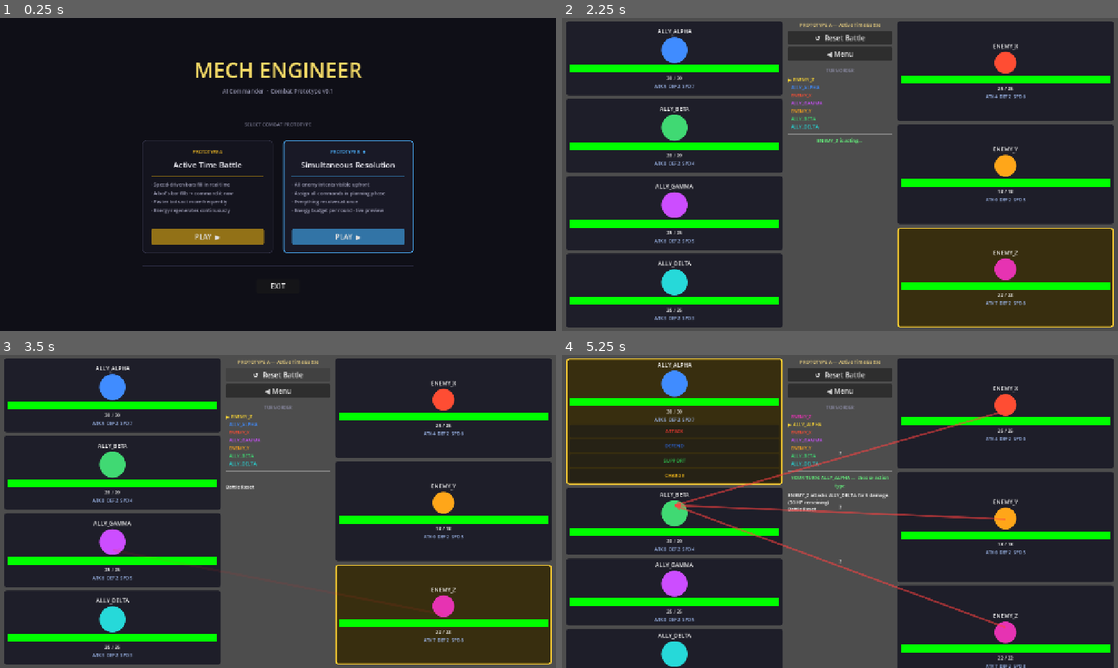
Above: before the commit, frames 1-4 (two rows, left to right).
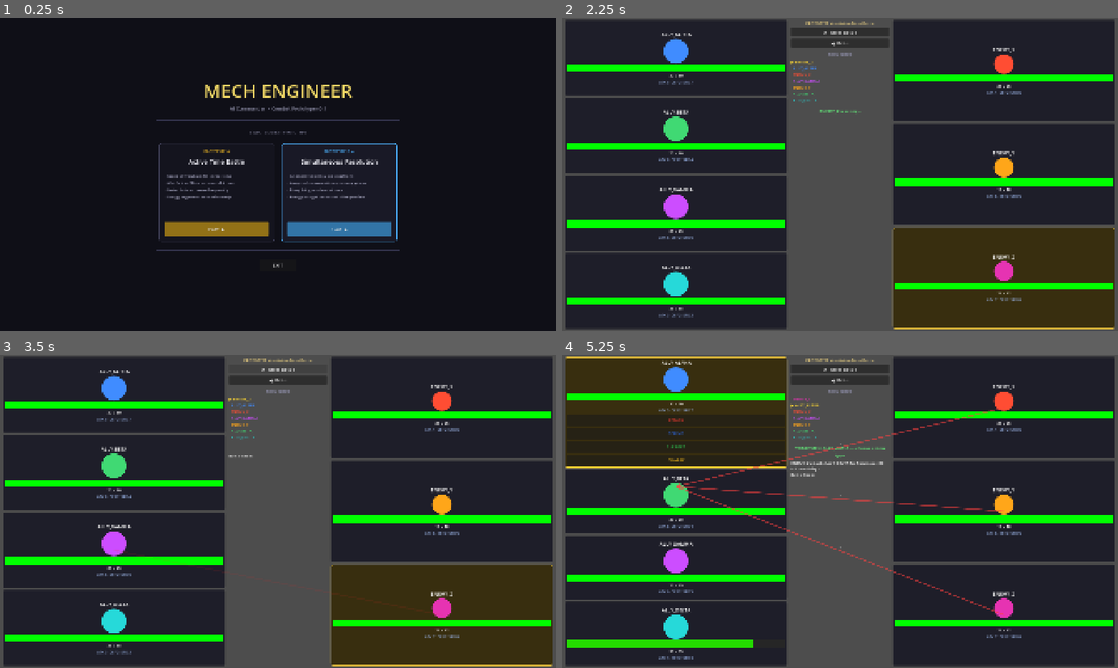
Above: after the commit, the same moments.

Repository: BrickwaII/MechEngineer
Game: Godot game, scene res://menu/main_menu.tscn
The game is run twice, just before and just after one commit, with the same random seed, the same clock (stepped at 60 frames per second) and the same inputs.
Inputs (mouse positions are in pixels of both pictures, inside the frame that each line leads up to):
- Up to frame 1 (0.25 s): no input
- Up to frame 2 (2.25 s): click "PLAY ▶" at 0.5 s; click "◀ Menu" at 1.25 s; click "PLAY ▶" at 2 s
- Up to frame 3 (3.5 s): click "↺ Reset Battle" at 2.75 s
- Up to frame 4 (5.25 s): move the mouse to (673, 395) at 3.52 s; click (673, 395) at 3.67 s; click "ATTACK" at 4.25 s; click "Standard Attack [1⚡]" at 5 s

The runs differ from the first frame. In frame 1, 7.4% of the frame differs, in the area x 25-75%, y 14-87%; in frame 2, 9.2%; in frame 3, 8.9%; in frame 4, 25%, in the area x 0-100%, y 0-100%.
Error in both runs: Invalid operands 'Object' and 'String' in operator '=='. (res://battle/main.gd:272)

Commit message:
Scale UI to 1080p: maximize window, 1920×1080 viewport, larger fonts/icons
- project.godot: base viewport 1280×720 → 1920×1080, window starts Maximized
- Font sizes scaled ~1.35× across all UI files to suit the larger canvas
- Bot/enemy icon sizes increased proportionally
- Health bars, action buttons, and picker overlay sized for 1080p
- Main menu cards, title, and buttons enlarged to match
- canvas_items + expand stretch mode unchanged (handles 4K scaling automatically)

https://claude.ai/code/session_01Hq1UEyB5oYtHBnZEzr6a3e

Diff:
--- a/battle/bot_card.gd
+++ b/battle/bot_card.gd
@@ -78,7 +78,7 @@
 	_name_label = Label.new()
 	_name_label.text = data.bot_name
 	_name_label.horizontal_alignment = HORIZONTAL_ALIGNMENT_CENTER
-	_name_label.add_theme_font_size_override("font_size", 13)
+	_name_label.add_theme_font_size_override("font_size", 17)
 	vbox.add_child(_name_label)
 
 	var icon_center := CenterContainer.new()
@@ -102,7 +102,7 @@
 	_health_bar.max_value = 100.0
 	_health_bar.value = 100.0
 	_health_bar.show_percentage = false
-	_health_bar.custom_minimum_size = Vector2(60, 18)
+	_health_bar.custom_minimum_size = Vector2(80, 24)
 	_health_bar.size_flags_horizontal = Control.SIZE_EXPAND_FILL
 
 	var bg_style := StyleBoxFlat.new()
@@ -116,26 +116,26 @@
 
 	_hp_label = Label.new()
 	_hp_label.horizontal_alignment = HORIZONTAL_ALIGNMENT_CENTER
-	_hp_label.add_theme_font_size_override("font_size", 11)
+	_hp_label.add_theme_font_size_override("font_size", 14)
 	vbox.add_child(_hp_label)
 
 	# Stats row: ATK · DEF · SPD
 	_stats_label = Label.new()
 	_stats_label.horizontal_alignment = HORIZONTAL_ALIGNMENT_CENTER
-	_stats_label.add_theme_font_size_override("font_size", 10)
+	_stats_label.add_theme_font_size_override("font_size", 13)
 	_stats_label.add_theme_color_override("font_color", Color(0.6, 0.7, 0.9))
 	vbox.add_child(_stats_label)
 
 	_assignment_label = Label.new()
 	_assignment_label.horizontal_alignment = HORIZONTAL_ALIGNMENT_CENTER
-	_assignment_label.add_theme_font_size_override("font_size", 10)
+	_assignment_label.add_theme_font_size_override("font_size", 13)
 	_assignment_label.add_theme_color_override("font_color", Color(0.7, 0.9, 0.7))
 	_assignment_label.visible = false
 	vbox.add_child(_assignment_label)
 
 	if interactive:
 		_step_panel = VBoxContainer.new()
-		_step_panel.add_theme_constant_override("separation", 4)
+		_step_panel.add_theme_constant_override("separation", 6)
 		_step_panel.visible = false
 		vbox.add_child(_step_panel)
 
@@ -156,8 +156,8 @@
 		var btn := Button.new()
 		btn.text = d[0] as String
 		btn.size_flags_horizontal = Control.SIZE_EXPAND_FILL
-		btn.custom_minimum_size = Vector2(0, 30)
-		btn.add_theme_font_size_override("font_size", 11)
+		btn.custom_minimum_size = Vector2(0, 40)
+		btn.add_theme_font_size_override("font_size", 14)
 		btn.add_theme_color_override("font_color", d[2] as Color)
 		var cat: String = d[1]
 		btn.pressed.connect(func() -> void: category_chosen.emit(cat))
@@ -175,8 +175,8 @@
 		if skill.description != "":
 			btn.tooltip_text = skill.description
 		btn.size_flags_horizontal = Control.SIZE_EXPAND_FILL
-		btn.custom_minimum_size = Vector2(0, 28)
-		btn.add_theme_font_size_override("font_size", 10)
+		btn.custom_minimum_size = Vector2(0, 36)
+		btn.add_theme_font_size_override("font_size", 13)
 		var s := skill
 		btn.pressed.connect(func() -> void: skill_or_back.emit(s))
 		_step_panel.add_child(btn)
@@ -194,13 +194,13 @@
 	var lbl := Label.new()
 	lbl.text = preview_text
 	lbl.autowrap_mode = TextServer.AUTOWRAP_WORD_SMART
-	lbl.add_theme_font_size_override("font_size", 10)
+	lbl.add_theme_font_size_override("font_size", 13)
 	lbl.add_theme_color_override("font_color", Color(0.8, 1.0, 0.8))
 	_step_panel.add_child(lbl)
 	var confirm_btn := Button.new()
 	confirm_btn.text = "CONFIRM"
 	confirm_btn.size_flags_horizontal = Control.SIZE_EXPAND_FILL
-	confirm_btn.custom_minimum_size = Vector2(0, 32)
+	confirm_btn.custom_minimum_size = Vector2(0, 42)
 	confirm_btn.pressed.connect(func() -> void: preview_result.emit(true))
 	_step_panel.add_child(confirm_btn)
 	var back_btn := Button.new()
--- a/battle/main.gd
+++ b/battle/main.gd
@@ -43,7 +43,7 @@
 	# Center column
 	var center := VBoxContainer.new()
 	center.size_flags_horizontal = Control.SIZE_SHRINK_CENTER
-	center.custom_minimum_size   = Vector2(240, 0)
+	center.custom_minimum_size   = Vector2(340, 0)
 	center.size_flags_vertical   = Control.SIZE_EXPAND_FILL
 	center.add_theme_constant_override("separation", 6)
 	hbox.add_child(center)
@@ -51,7 +51,7 @@
 	var header := Label.new()
 	header.text = "PROTOTYPE A — Active Time Battle"
 	header.horizontal_alignment = HORIZONTAL_ALIGNMENT_CENTER
-	header.add_theme_font_size_override("font_size", 11)
+	header.add_theme_font_size_override("font_size", 14)
 	header.add_theme_color_override("font_color", Color(0.9, 0.8, 0.5))
 	center.add_child(header)
 
@@ -72,7 +72,7 @@
 	var queue_header := Label.new()
 	queue_header.text = "TURN ORDER"
 	queue_header.horizontal_alignment = HORIZONTAL_ALIGNMENT_CENTER
-	queue_header.add_theme_font_size_override("font_size", 10)
+	queue_header.add_theme_font_size_override("font_size", 13)
 	queue_header.add_theme_color_override("font_color", Color(0.55, 0.55, 0.65))
 	center.add_child(queue_header)
 
@@ -85,7 +85,7 @@
 
 	_status_label = Label.new()
 	_status_label.horizontal_alignment = HORIZONTAL_ALIGNMENT_CENTER
-	_status_label.add_theme_font_size_override("font_size", 11)
+	_status_label.add_theme_font_size_override("font_size", 15)
 	_status_label.add_theme_color_override("font_color", Color(0.4, 1.0, 0.5))
 	_status_label.autowrap_mode = TextServer.AUTOWRAP_WORD_SMART
 	center.add_child(_status_label)
@@ -94,7 +94,7 @@
 	_combat_log.size_flags_vertical = Control.SIZE_EXPAND_FILL
 	_combat_log.fit_content = false
 	_combat_log.scroll_active = true
-	_combat_log.add_theme_font_size_override("normal_font_size", 11)
+	_combat_log.add_theme_font_size_override("normal_font_size", 14)
 	center.add_child(_combat_log)
 
 	# Enemy column
@@ -134,14 +134,14 @@
 	for ally: BotData in battle_manager.allies:
 		var card := BotCard.new()
 		_ally_column.add_child(card)
-		card.setup(ally, 60, true)
+		card.setup(ally, 85, true)
 		card.card_clicked.connect(_on_card_clicked)
 		bot_to_card[ally] = card
 
 	for enemy: BotData in battle_manager.enemies:
 		var card := BotCard.new()
 		_enemy_column.add_child(card)
-		card.setup(enemy, 50, false)
+		card.setup(enemy, 68, false)
 		card.card_clicked.connect(_on_card_clicked)
 		bot_to_card[enemy] = card
 
@@ -168,7 +168,7 @@
 		if bot.is_dead:
 			continue
 		var lbl := Label.new()
-		lbl.add_theme_font_size_override("font_size", 11)
+		lbl.add_theme_font_size_override("font_size", 14)
 		if i == idx:
 			lbl.text = "▶ " + bot.bot_name
 			lbl.add_theme_color_override("font_color", Color(1.0, 0.85, 0.2))
--- a/menu/main_menu.gd
+++ b/menu/main_menu.gd
@@ -29,14 +29,14 @@
 	var title := Label.new()
 	title.text = "MECH ENGINEER"
 	title.horizontal_alignment = HORIZONTAL_ALIGNMENT_CENTER
-	title.add_theme_font_size_override("font_size", 48)
+	title.add_theme_font_size_override("font_size", 64)
 	title.add_theme_color_override("font_color", Color(0.95, 0.85, 0.4))
 	title_box.add_child(title)
 
 	var subtitle := Label.new()
 	subtitle.text = "AI Commander  ·  Combat Prototype v0.1"
 	subtitle.horizontal_alignment = HORIZONTAL_ALIGNMENT_CENTER
-	subtitle.add_theme_font_size_override("font_size", 13)
+	subtitle.add_theme_font_size_override("font_size", 17)
 	subtitle.add_theme_color_override("font_color", Color(0.55, 0.55, 0.65))
 	title_box.add_child(subtitle)
 
@@ -46,7 +46,7 @@
 	var pick := Label.new()
 	pick.text = "SELECT COMBAT PROTOTYPE"
 	pick.horizontal_alignment = HORIZONTAL_ALIGNMENT_CENTER
-	pick.add_theme_font_size_override("font_size", 11)
+	pick.add_theme_font_size_override("font_size", 14)
 	pick.add_theme_color_override("font_color", Color(0.5, 0.5, 0.6))
 	col.add_child(pick)
 
@@ -94,7 +94,7 @@
 
 	var exit_btn := Button.new()
 	exit_btn.text = "EXIT"
-	exit_btn.custom_minimum_size = Vector2(100, 32)
+	exit_btn.custom_minimum_size = Vector2(130, 42)
 	exit_btn.pressed.connect(func() -> void: get_tree().quit())
 	bottom_row.add_child(exit_btn)
 
@@ -104,7 +104,7 @@
 		accent: Color, bullets: Array, scene_path: String, active: bool) -> void:
 
 	var card := PanelContainer.new()
-	card.custom_minimum_size = Vector2(300, 260)
+	card.custom_minimum_size = Vector2(400, 340)
 
 	var card_style := StyleBoxFlat.new()
 	card_style.bg_color = Color(0.10, 0.10, 0.15) if active else Color(0.08, 0.08, 0.12)
@@ -130,7 +130,7 @@
 	# Proto tag
 	var proto_tag := Label.new()
 	proto_tag.text = proto_label + ("  ★" if active else "")
-	proto_tag.add_theme_font_size_override("font_size", 10)
+	proto_tag.add_theme_font_size_override("font_size", 13)
 	proto_tag.add_theme_color_override("font_color", accent)
 	proto_tag.horizontal_alignment = HORIZONTAL_ALIGNMENT_CENTER
 	vbox.add_child(proto_tag)
@@ -139,7 +139,7 @@
 	var mode_title := Label.new()
 	mode_title.text = title
 	mode_title.horizontal_alignment = HORIZONTAL_ALIGNMENT_CENTER
-	mode_title.add_theme_font_size_override("font_size", 18)
+	mode_title.add_theme_font_size_override("font_size", 22)
 	mode_title.add_theme_color_override("font_color", Color(0.92, 0.92, 0.95))
 	vbox.add_child(mode_title)
 
@@ -161,7 +161,7 @@
 	for b: String in bullets:
 		var lbl := Label.new()
 		lbl.text = "· " + b
-		lbl.add_theme_font_size_override("font_size", 11)
+		lbl.add_theme_font_size_override("font_size", 14)
 		lbl.add_theme_color_override("font_color", Color(0.65, 0.65, 0.75))
 		lbl.autowrap_mode = TextServer.AUTOWRAP_WORD_SMART
 		bullet_box.add_child(lbl)
@@ -169,7 +169,7 @@
 	# Play button
 	var play_btn := Button.new()
 	play_btn.text = "PLAY  ▶"
-	play_btn.custom_minimum_size = Vector2(0, 36)
+	play_btn.custom_minimum_size = Vector2(0, 48)
 	play_btn.size_flags_horizontal = Control.SIZE_EXPAND_FILL
 
 	var btn_style_normal := StyleBoxFlat.new()
@@ -200,7 +200,7 @@
 
 func _add_rule(parent: Control) -> void:
 	var rule := HSeparator.new()
-	rule.custom_minimum_size = Vector2(560, 1)
+	rule.custom_minimum_size = Vector2(840, 1)
 	var s := StyleBoxFlat.new()
 	s.bg_color = Color(0.2, 0.2, 0.3)
 	s.content_margin_top    = 1
--- a/project.godot
+++ b/project.godot
@@ -17,10 +17,11 @@
 
 [display]
 
-window/size/viewport_width=1280
-window/size/viewport_height=720
-window/size/min_width=640
-window/size/min_height=400
+window/size/viewport_width=1920
+window/size/viewport_height=1080
+window/size/min_width=1024
+window/size/min_height=600
+window/size/mode=2
 window/stretch/mode="canvas_items"
 window/stretch/aspect="expand"
 
--- a/prototype_b/enemy_card.gd
+++ b/prototype_b/enemy_card.gd
@@ -51,11 +51,11 @@
 	_name_label = Label.new()
 	_name_label.text = data.enemy_name
 	_name_label.horizontal_alignment = HORIZONTAL_ALIGNMENT_CENTER
-	_name_label.add_theme_font_size_override("font_size", 11)
+	_name_label.add_theme_font_size_override("font_size", 14)
 	vbox.add_child(_name_label)
 
 	# Colored icon circle
-	var icon_size := 46
+	var icon_size := 62
 	var icon_center := CenterContainer.new()
 	icon_center.custom_minimum_size = Vector2(icon_size, icon_size)
 	vbox.add_child(icon_center)
@@ -75,7 +75,7 @@
 	_hp_bar.min_value = 0.0
 	_hp_bar.max_value = 100.0
 	_hp_bar.show_percentage = false
-	_hp_bar.custom_minimum_size = Vector2(80, 12)
+	_hp_bar.custom_minimum_size = Vector2(90, 16)
 	_hp_bar.size_flags_horizontal = Control.SIZE_EXPAND_FILL
 	var bg := StyleBoxFlat.new()
 	bg.bg_color = Color(0.12, 0.12, 0.12)
@@ -87,18 +87,18 @@
 
 	_hp_label = Label.new()
 	_hp_label.horizontal_alignment = HORIZONTAL_ALIGNMENT_CENTER
-	_hp_label.add_theme_font_size_override("font_size", 10)
+	_hp_label.add_theme_font_size_override("font_size", 13)
 	vbox.add_child(_hp_label)
 
 	_intent_label = Label.new()
 	_intent_label.horizontal_alignment = HORIZONTAL_ALIGNMENT_CENTER
-	_intent_label.add_theme_font_size_override("font_size", 10)
+	_intent_label.add_theme_font_size_override("font_size", 13)
 	_intent_label.add_theme_color_override("font_color", Color(1.0, 0.8, 0.4))
 	vbox.add_child(_intent_label)
 
 	_preview_label = Label.new()
 	_preview_label.horizontal_alignment = HORIZONTAL_ALIGNMENT_CENTER
-	_preview_label.add_theme_font_size_override("font_size", 10)
+	_preview_label.add_theme_font_size_override("font_size", 13)
 	_preview_label.add_theme_color_override("font_color", Color(1.0, 0.3, 0.3))
 	_preview_label.visible = false
 	vbox.add_child(_preview_label)
@@ -106,7 +106,7 @@
 	_preview_skull = Label.new()
 	_preview_skull.text = "FATAL"
 	_preview_skull.horizontal_alignment = HORIZONTAL_ALIGNMENT_CENTER
-	_preview_skull.add_theme_font_size_override("font_size", 9)
+	_preview_skull.add_theme_font_size_override("font_size", 12)
 	_preview_skull.add_theme_color_override("font_color", Color(1.0, 0.1, 0.1))
 	_preview_skull.visible = false
 	vbox.add_child(_preview_skull)
--- a/prototype_b/sim_battle_ui.gd
+++ b/prototype_b/sim_battle_ui.gd
@@ -143,7 +143,7 @@
 
 	var enemy_header := Label.new()
 	enemy_header.text = "ENEMIES"
-	enemy_header.add_theme_font_size_override("font_size", 10)
+	enemy_header.add_theme_font_size_override("font_size", 13)
 	enemy_header.add_theme_color_override("font_color", Color(0.8, 0.4, 0.4))
 	enemy_header.horizontal_alignment = HORIZONTAL_ALIGNMENT_CENTER
 	enemy_section.add_child(enemy_header)
@@ -161,7 +161,7 @@
 
 	var bot_header := Label.new()
 	bot_header.text = "SQUAD"
-	bot_header.add_theme_font_size_override("font_size", 10)
+	bot_header.add_theme_font_size_override("font_size", 13)
 	bot_header.add_theme_color_override("font_color", Color(0.4, 0.7, 1.0))
 	bot_header.horizontal_alignment = HORIZONTAL_ALIGNMENT_CENTER
 	bot_section.add_child(bot_header)
@@ -179,7 +179,7 @@
 
 	_status_label = Label.new()
 	_status_label.text = ""
-	_status_label.add_theme_font_size_override("font_size", 11)
+	_status_label.add_theme_font_size_override("font_size", 14)
 	_status_label.size_flags_horizontal = Control.SIZE_EXPAND_FILL
 	ctrl_row.add_child(_status_label)
 
@@ -233,7 +233,7 @@
 	_picker_overlay.add_child(center)
 
 	var panel := PanelContainer.new()
-	panel.custom_minimum_size = Vector2(250, 0)
+	panel.custom_minimum_size = Vector2(320, 0)
 	center.add_child(panel)
 
 	var inner_margin := MarginContainer.new()
@@ -264,7 +264,7 @@
 
 		var card := BotCard.new()
 		col.add_child(card)
-		card.setup(bot, 40, false)
+		card.setup(bot, 55, false)
 		card.card_clicked.connect(_on_bot_card_clicked)
 		_bot_cards[bot.id] = card
 
@@ -293,8 +293,8 @@
 		var btn := Button.new()
 		btn.text = label
 		btn.size_flags_horizontal = Control.SIZE_EXPAND_FILL
-		btn.custom_minimum_size   = Vector2(0, 32)
-		btn.add_theme_font_size_override("font_size", 10)
+		btn.custom_minimum_size   = Vector2(0, 40)
+		btn.add_theme_font_size_override("font_size", 13)
 		btn.add_theme_color_override("font_color", col)
 		btn.autowrap_mode = TextServer.AUTOWRAP_WORD_SMART
 		var captured_cat: String = cat
@@ -359,7 +359,7 @@
 	var header := Label.new()
 	header.text = "%s — %s" % [bot.bot_name, cat.to_upper()]
 	header.horizontal_alignment = HORIZONTAL_ALIGNMENT_CENTER
-	header.add_theme_font_size_override("font_size", 12)
+	header.add_theme_font_size_override("font_size", 16)
 	_picker_vbox.add_child(header)
 
 	var sep := HSeparator.new()
@@ -372,8 +372,8 @@
 		btn.tooltip_text = skill.description
 		btn.add_theme_color_override("font_color", col)
 		btn.size_flags_horizontal = Control.SIZE_EXPAND_FILL
-		btn.custom_minimum_size   = Vector2(0, 36)
-		btn.add_theme_font_size_override("font_size", 11)
+		btn.custom_minimum_size   = Vector2(0, 46)
+		btn.add_theme_font_size_override("font_size", 14)
 		var s: SkillData = skill
 		btn.pressed.connect(func() -> void: _on_picker_skill_pressed(s))
 		_picker_vbox.add_child(btn)
